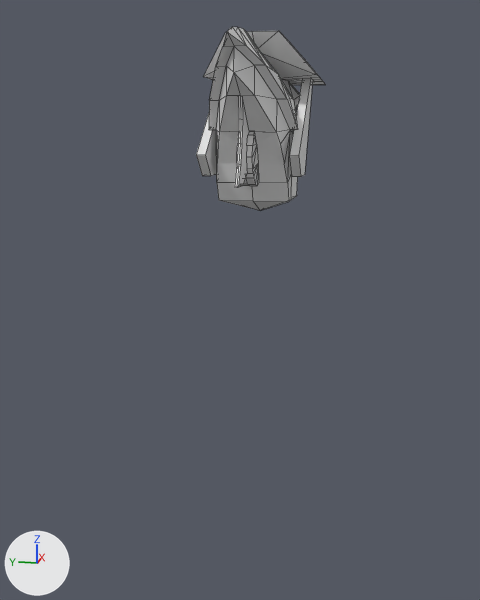
The Blender file Assets/WIP/Concept/character.blend as it was, and as the next commit left it.
Rendered twice from a camera (50 mm lens) standing at (-2.94, -0.47, 2.0) and looking at (-0.23, 0.07, 1.33). Every picture has the same lights, and +X, +Y and +Z are marked at lower left. Mesh edges are drawn as thin lines.

The first picture shows 'Helmet'.
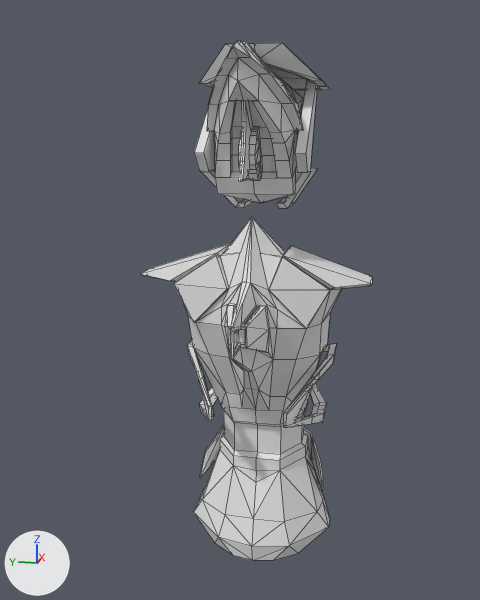
Pixel boxes (x1, y1, x2, y2) of what changed, in the pictures (480 x 600 px):
'Body', added: after (141, 217, 372, 560)
'Helmet', reshaped, rescaled (9% shorter): before (196, 27, 326, 210); after (194, 41, 329, 208)
part 1 of me_cube, added: after (202, 168, 317, 208)
part 2 of me_cube, built on: before (196, 31, 326, 202); after (194, 43, 329, 195)

What changed in the scene script:
```text
Change me_cube:
    used by ob_helmet; location = (0.0, 0.0, 2.0)
    remove me_cube.from_pydata(...)  # 118 vertices, 118 faces, 5 loose edges; spans x -0.782..0.29, y -0.23..0.0, z -0.327..0.383
    add me_cube.from_pydata(...)  # 160 vertices, 167 faces; spans x -0.782..0.29, y -0.23..0.0, z -0.327..0.383
    me_cube part 1: a new loose piece of 14 vertices spanning x -0.297..0.155, y -0.205..-0.062, z -0.327..-0.146, in mat_material (white #e7e7e7)
    me_cube part 2
    4 vertices are removed from x -0.059..0.116, y -0.16..-0.068, z 0.234..0.237
    20 faces are deleted
    3 loose edges are deleted
    29 vertices are added at x -0.57..0.29, y -0.195..0.0, z -0.172..0.324
    5 new vertices lie (0.034, 0.0, 0.022) away from vertices in x -0.57..-0.398, y -0.074..-0.007, z -0.024..0.142
    58 new faces join them
Add me_cube_001:
    me_cube_001.from_pydata(...)  # 278 vertices, 259 faces, 39 loose edges; spans x -0.72..0.23, y -0.48..0.0, z -1.0..0.7
Change ob_helmet:
    ob_helmet.scale: (1.0, 1.0, 1.0) -> (0.9, 1.1, 0.9)
Add ob_body:
    ob_body = bpy.data.objects.new('Body', me_cube_001)
    ob_body.location = (0.0, 0.0, 1.0)
    _m = ob_body.modifiers.new('Mirror', 'MIRROR')
    _m.use_axis = (False, True, False)
```
